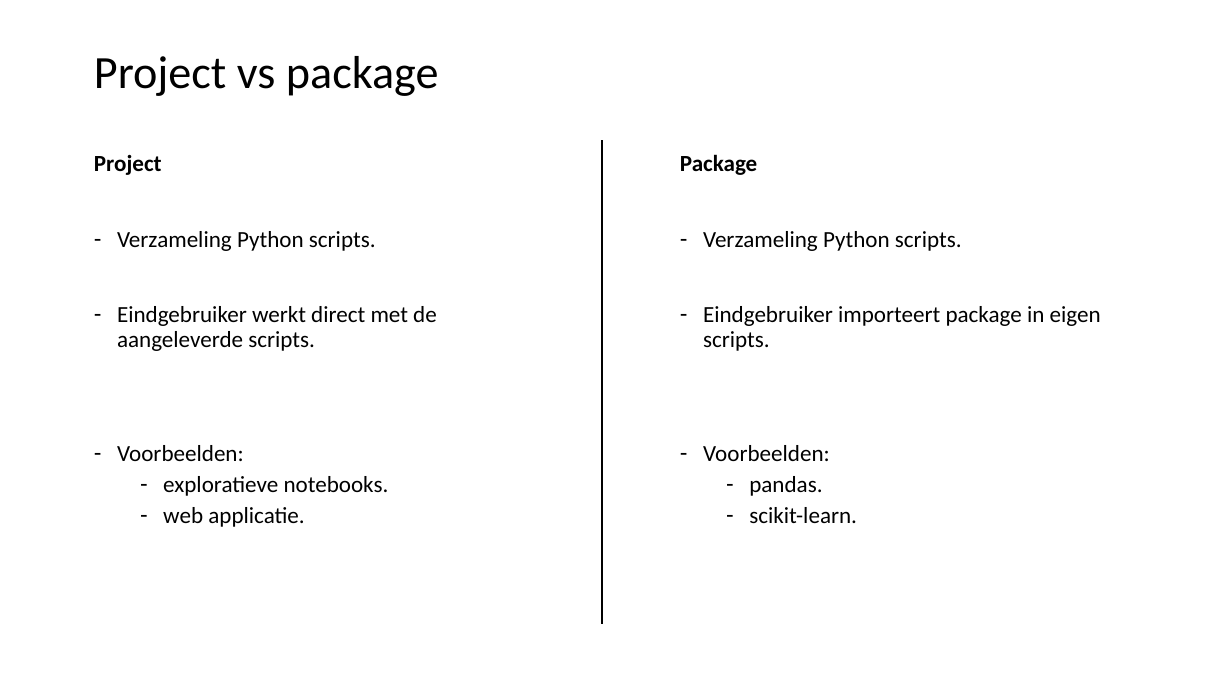
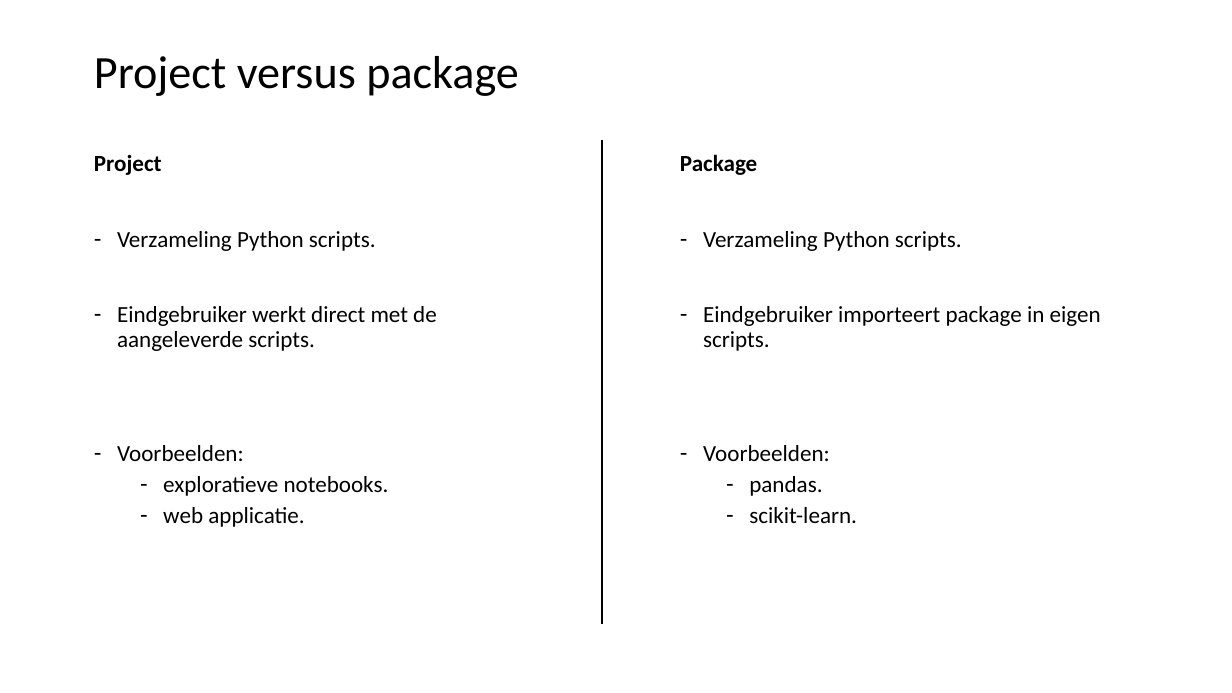
Before and after one commit to LFKoning/knowledge-sharing, a slide deck: slide 37 of python_course_4p/1_venv_package/1_venv_package.pptx. Drawn at 1232x693 pixels with LibreOffice and Linux fonts; fonts in the diff are those of the drawing. Boxes give left, top, right and bottom in pixels: in the first picture for what was removed or moved away, otherwise in the second. Text is boxed around its words. In the diff, an @@ line names an element or a change of style, - is before the commit and + after.

```diff
--- a/python_course_4p/1_venv_package/1_venv_package.pptx
+++ b/python_course_4p/1_venv_package/1_venv_package.pptx
@@ title at bbox=[94, 56, 519, 96]: text changed @@
-Project vs package
+Project versus package
```
Also in this commit, not shown: 8 other slides changed, 2 slides added, 1 other file.
